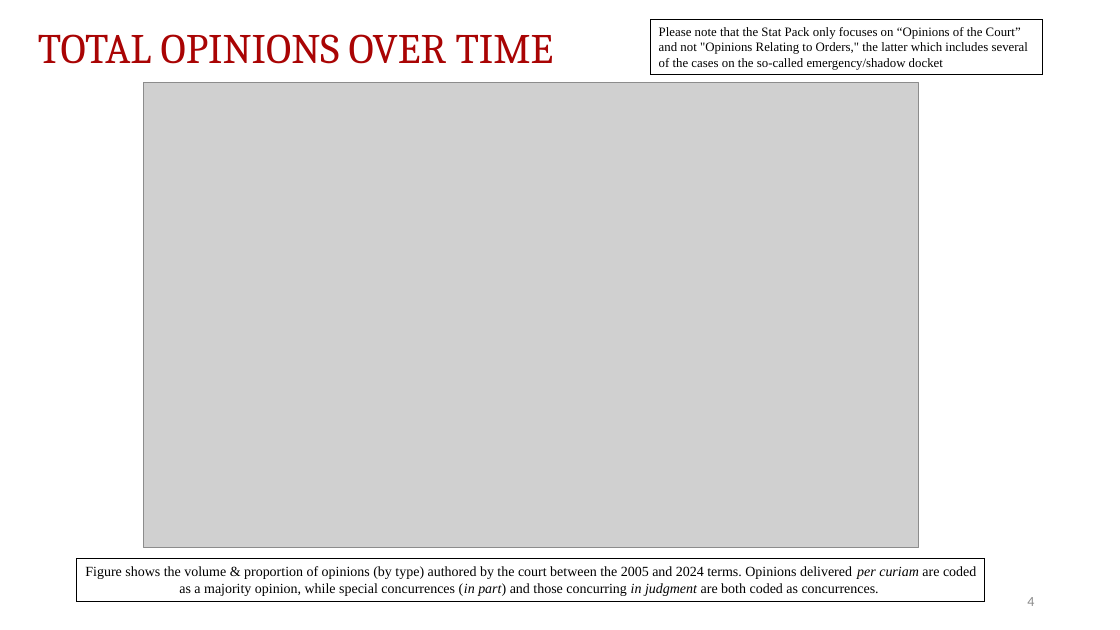
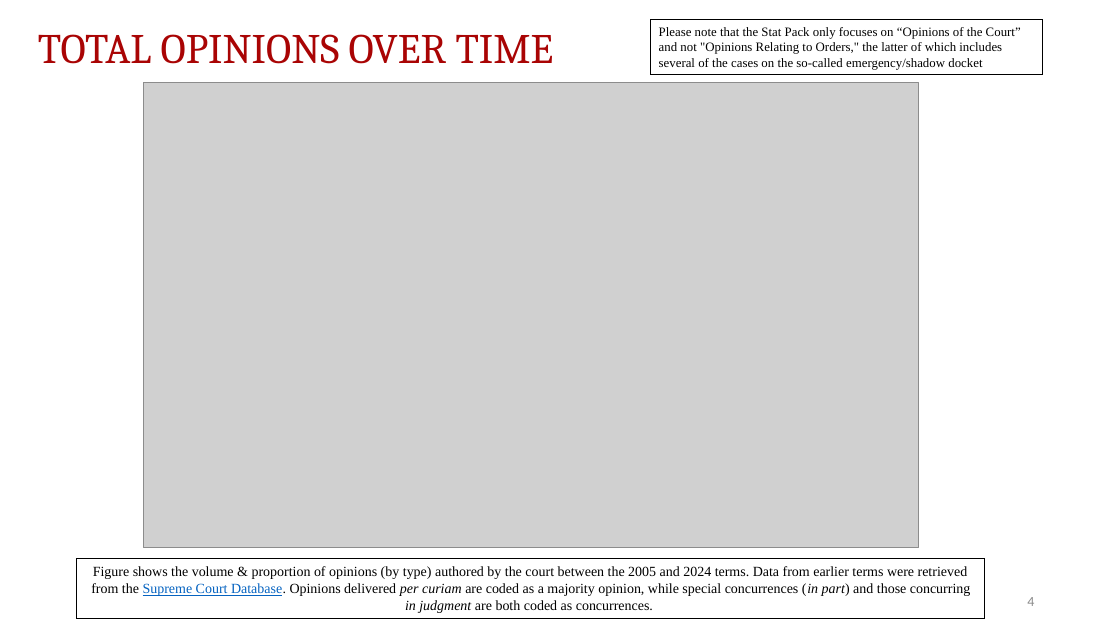
Before and after one commit to JakeTruscott/scotuswatch, a slide deck: slide 4 of Stat Reviews/OT24_StatReview/compilation/SCOTUSBlog/statpack_OT24.pptx. Drawn at 1120x630 pixels with LibreOffice and Linux fonts; fonts in the diff are those of the drawing; grey boxes stand for pictures. Boxes give left, top, right and bottom in pixels: in the first picture for what was removed or moved away, otherwise in the second. Text is boxed around its words. In the diff, an @@ line names an element or a change of style, - is before the commit and + after.

```diff
--- a/Stat Reviews/OT24_StatReview/compilation/SCOTUSBlog/statpack_OT24.pptx
+++ b/Stat Reviews/OT24_StatReview/compilation/SCOTUSBlog/statpack_OT24.pptx
@@ text in rectangle at (659, 27, 1021, 70): text changed @@
-Please note that the Stat Pack only focuses on “Opinions of the Court” and not "Opinions Relating to Orders," the latter which includes several of the cases on the so-called emergency/shadow docket
+Please note that the Stat Pack only focuses on “Opinions of the Court” and not "Opinions Relating to Orders," the latter of which includes several of the cases on the so-called emergency/shadow docket
@@ rectangle "Figure shows the volume & ...": place and size @@
-rectangle "Figure shows the volume & ..." at (77, 559, 986, 601)
+rectangle "Figure shows the volume & ..." at (77, 559, 986, 618)
@@ text in rectangle at (91, 566, 971, 613): text changed @@
-Figure shows the volume & proportion of opinions (by type) authored by the court between the 2005 and 2024 terms. Opinions delivered per curiam are coded as a majority opinion, while special concurrences (in part) and those concurring in judgment are both coded as concurrences.
+Figure shows the volume & proportion of opinions (by type) authored by the court between the 2005 and 2024 terms. Data from earlier terms were retrieved from the Supreme Court Database. Opinions delivered per curiam are coded as a majority opinion, while special concurrences (in part) and those concurring in judgment are both coded as concurrences.
```
Also in this commit, not shown: 10 other slides changed, 2 slides added, 1 slide removed, 35 other files.
